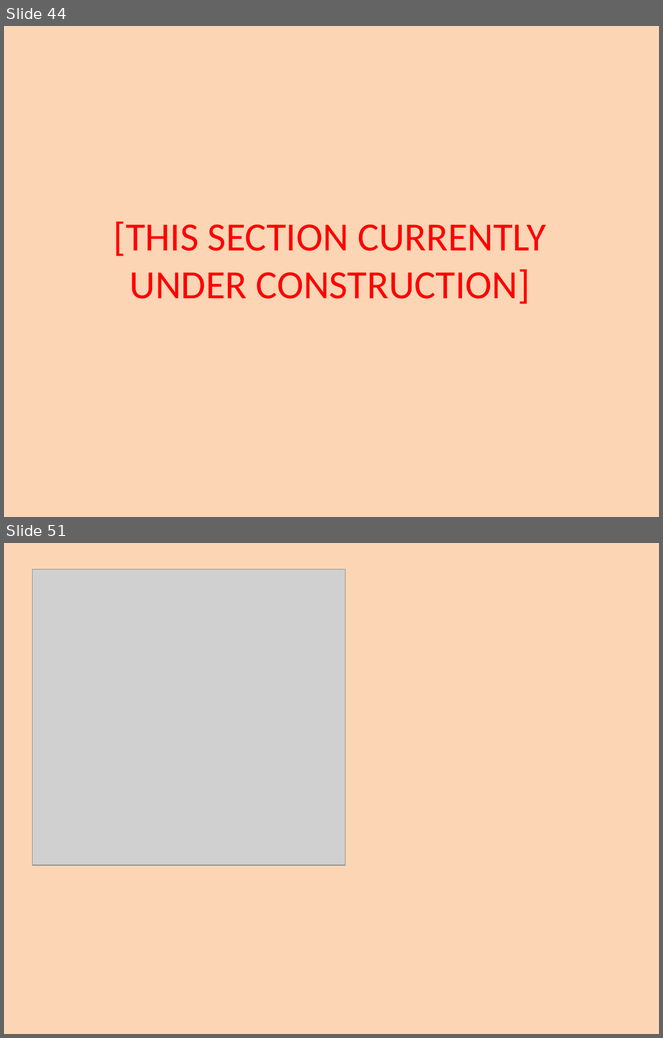
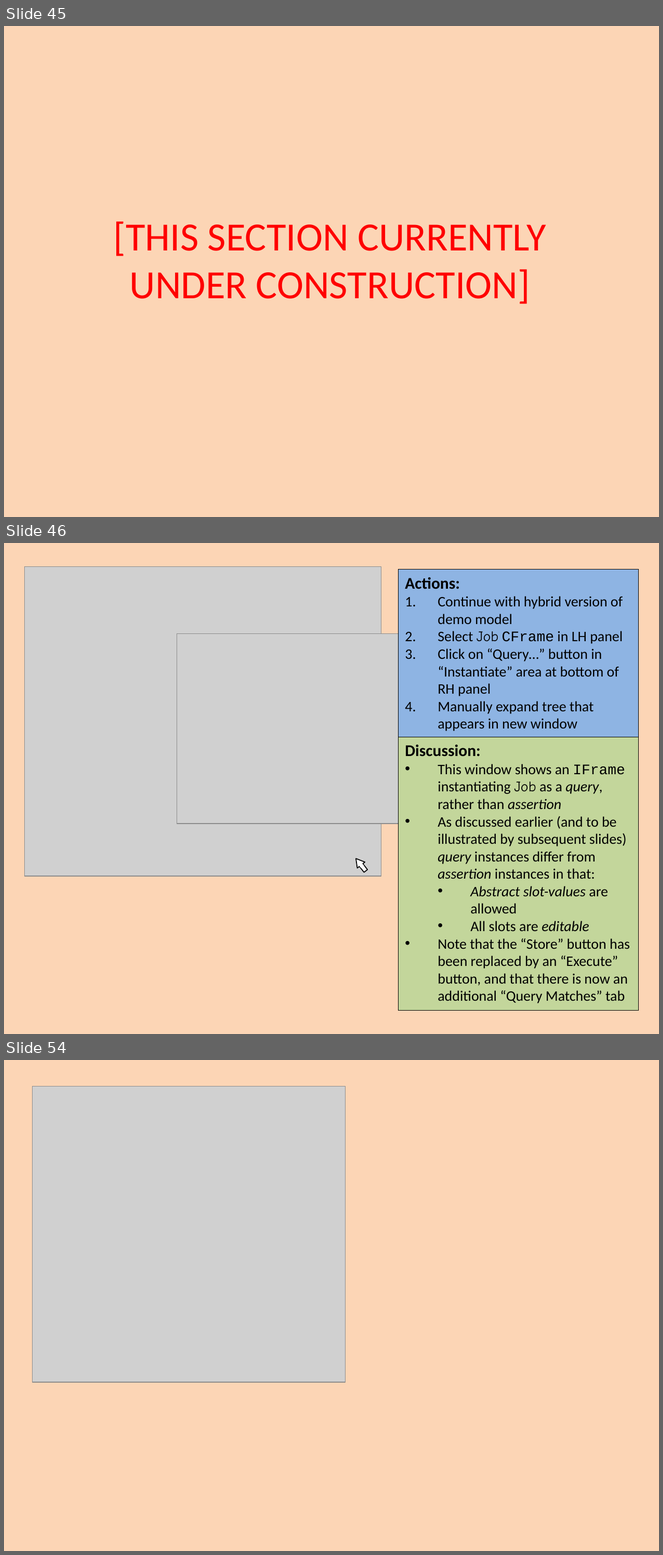
Before and after one commit to colin-puleston/mekon-hobo, a slide deck: docs/MEKON-HOBO Introductory Tutorial.pptx. Shown one above the other, each under a label of ours: slides 44 and 51 before the commit, slides 45, 46 and 54 after it; the slides between them are not shown. The pictures are 663x1038 and 663x1555 pixels, drawn with LibreOffice and Linux fonts; fonts in the diff are those of the drawing; grey boxes stand for pictures. Boxes give left, top, right and bottom in pixels: in the first picture for what was removed or moved away, otherwise in the second. Text is boxed around its words. In the diff, an @@ line names an element or a change of style, - is before the commit and + after.

```diff
--- a/docs/MEKON-HOBO Introductory Tutorial.pptx
+++ b/docs/MEKON-HOBO Introductory Tutorial.pptx
@@ slide 46 added at [4, 543, 659, 1034], background #FCD5B5 @@
@@ picture added at [24, 566, 380, 876] @@
@@ rectangle added at [399, 569, 638, 737], fill #8EB4E3, outline #000000 0.75 pt, 16 pt, text #000000 @@
+Actions:
+1. Continue with hybrid version of demo model
+2. Select Job CFrame in LH panel
+3. Click on “Query…” button in “Instantiate” area at bottom of RH panel
+4. Manually expand tree that appears in new window
@@ picture added at [177, 634, 409, 824] @@
@@ rectangle added at [399, 737, 638, 1010], fill #C3D69B, outline #000000 0.75 pt, 16 pt, text #000000 @@
+Discussion:
+• This window shows an IFrame instantiating Job as a query, rather than assertion
+• As discussed earlier (and to be illustrated by subsequent slides) query instances differ from assertion instances in that:
+  • Abstract slot-values are allowed
+  • All slots are editable
+• Note that the “Store” button has been replaced by an “Execute” button, and that there is now an additional “Query Matches” tab
@@ triangle added at [352, 856, 365, 869], fill #FFFFFF, outline #000000 1 pt @@
@@ rectangle added at [359, 863, 368, 872], fill #FFFFFF, outline #000000 1 pt @@
@@ rectangle added at [359, 863, 364, 869], fill #FFFFFF @@
@@ what was slide 44 is now slide 45 @@
@@ what was slide 51 is now slide 54 @@
```
Also in this commit, not shown: 8 slides changed, 8 other slides added, 6 slides removed.
